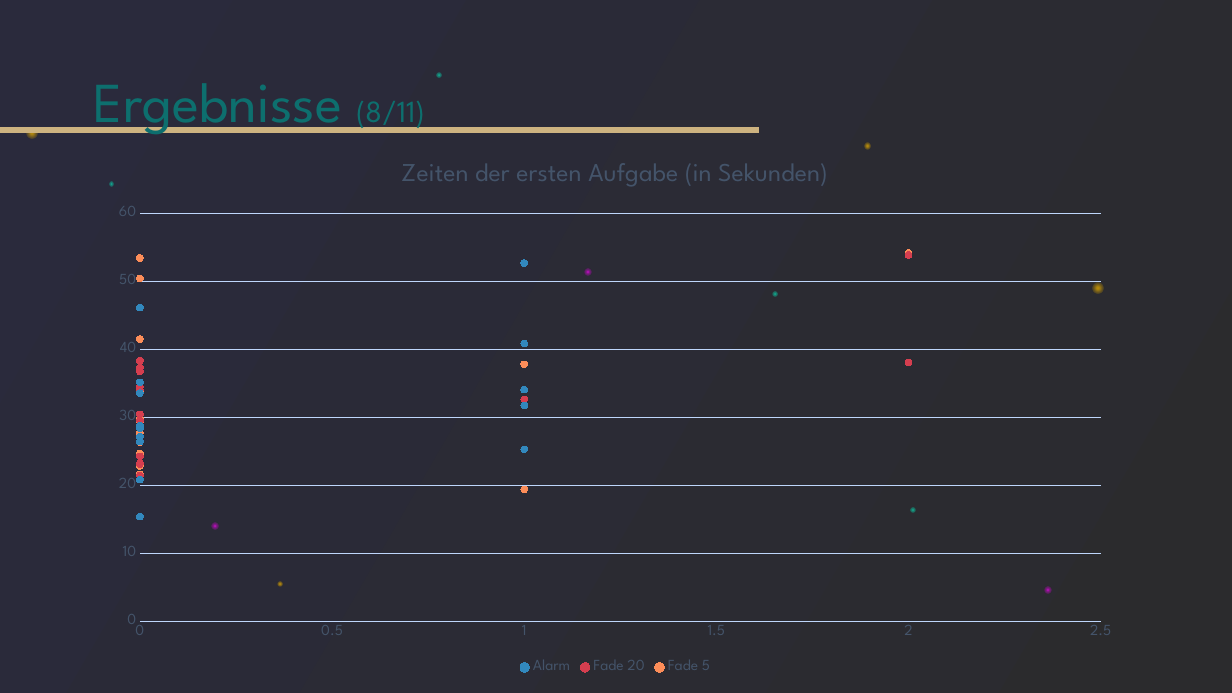
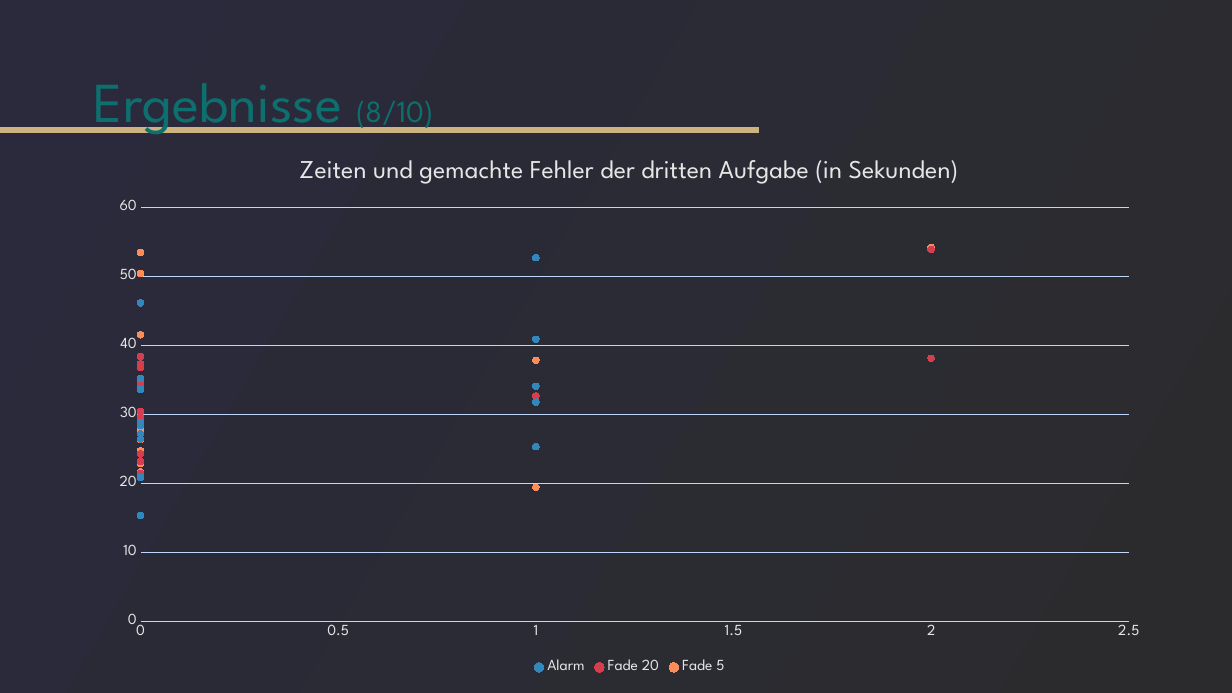
Before and after one commit to tlahmann/mci-af, a slide deck: slide 19 of presentation/Resync Studie.pptx. Drawn at 1232x693 pixels with LibreOffice and Linux fonts; fonts in the diff are those of the drawing. Boxes give left, top, right and bottom in pixels: in the first picture for what was removed or moved away, otherwise in the second. Text is boxed around its words. In the diff, an @@ line names an element or a change of style, - is before the commit and + after.

```diff
--- a/presentation/Resync Studie.pptx
+++ b/presentation/Resync Studie.pptx
@@ title at (94,83,433,134): text changed @@
-Ergebnisse (8/11)
+Ergebnisse (8/10)
@@ ellipse removed at (436,73,441,78) @@
@@ ellipse removed at (27,128,38,139) @@
@@ scatter chart at (98,140,1161,679) @@
@@ title "Zeiten der ersten Aufgabe (in Sekunden) " to "Zeiten und gemachte Fehler der dritten Aufgabe (in Sekunden) " @@
@@ legend changed @@
@@ category axis changed @@
@@ value axis changed @@
@@ scatter chart: place and size @@
-scatter chart at (98,140,1132,679)
+scatter chart at (98,140,1161,679)
@@ ellipse removed at (865,143,872,150) @@
@@ ellipse removed at (109,182,114,187) @@
@@ ellipse removed at (585,269,592,276) @@
@@ ellipse removed at (773,292,777,297) @@
@@ ellipse removed at (1092,283,1104,294) @@
@@ ellipse removed at (910,508,915,513) @@
@@ ellipse removed at (212,523,219,531) @@
@@ ellipse removed at (277,581,282,586) @@
@@ ellipse removed at (1045,586,1053,593) @@
```
Also in this commit, not shown: 15 other slides changed.
